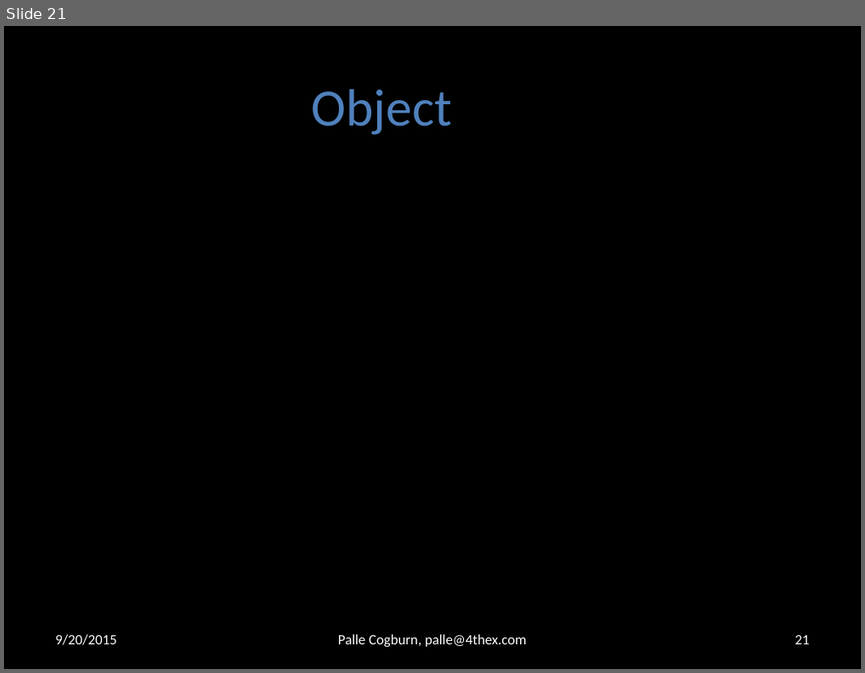
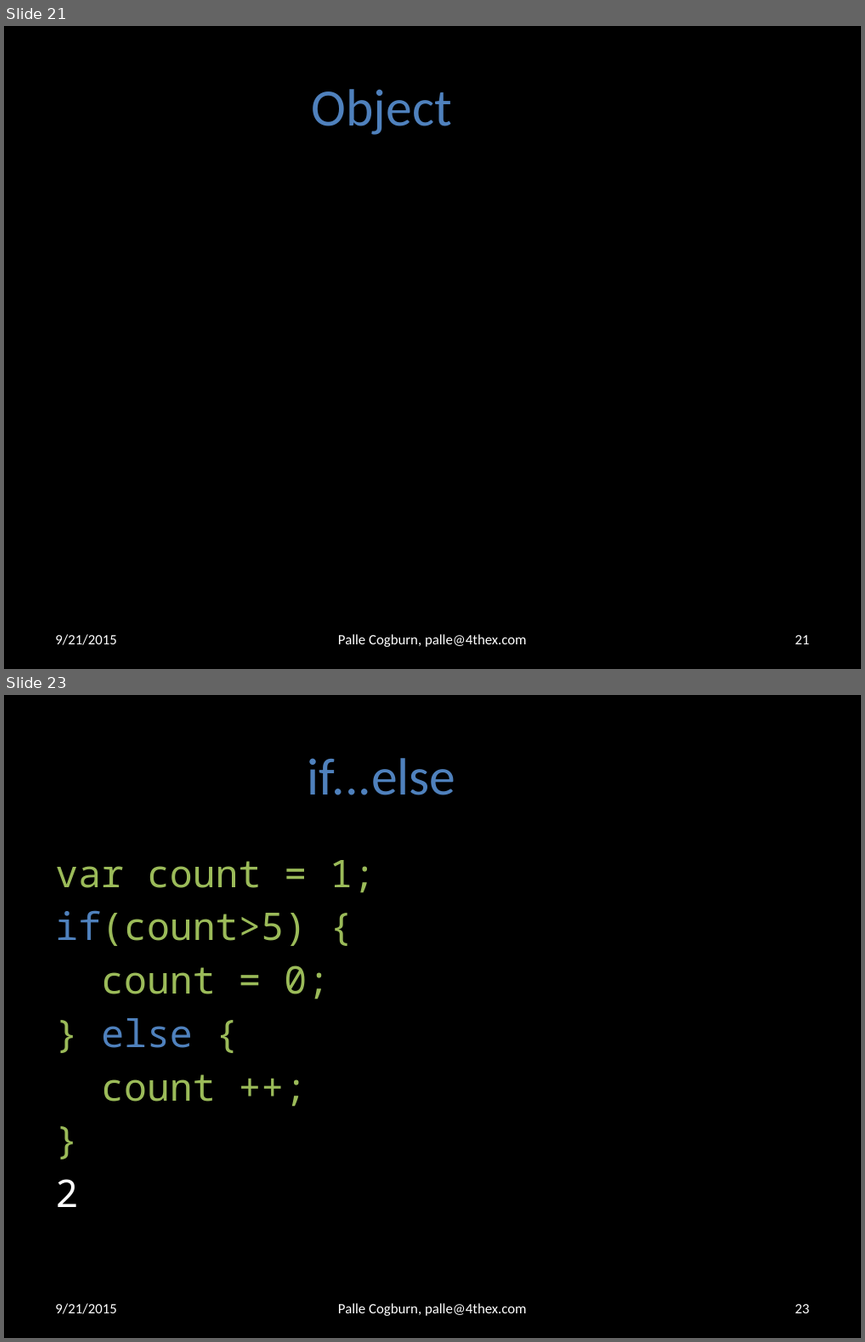
Before and after one commit to 4thex/JSRobot, a slide deck: doc/Computer Programming 1.pptx. Shown one above the other, each under a label of ours: slide 21 before the commit, slides 21 and 23 after it; the slides between them are not shown. The pictures are 865x673 and 865x1342 pixels, drawn with LibreOffice and Linux fonts; fonts in the diff are those of the drawing; background and template pictures are left out. Boxes give left, top, right and bottom in pixels: in the first picture for what was removed or moved away, otherwise in the second. Text is boxed around its words. In the diff, an @@ line names an element or a change of style, - is before the commit and + after.

```diff
--- a/doc/Computer Programming 1.pptx
+++ b/doc/Computer Programming 1.pptx
@@ slide 23 added at (4, 695, 861, 1338), background #000000 @@
@@ title added at (307, 758, 456, 795), 44 pt, text #4F81BD @@
+if...else
@@ text added at (55, 860, 375, 1207), 32 pt, text #9BBB59 @@
+var count = 1;
+if(count>5) {
+count = 0;
+} else {
+count ++;
+}
+2
@@ text added at (55, 1303, 116, 1314), 12 pt, text #FFFFFF @@
+9/21/2015
@@ text added at (338, 1303, 527, 1315), 12 pt, text #FFFFFF @@
+Palle Cogburn, palle@4thex.com
@@ page number added at (794, 1304, 809, 1313), 12 pt, text #FFFFFF @@
+23
@@ slide 21 changed as well @@
@@ text at (55, 634, 116, 645): text changed @@
-9/20/2015
+9/21/2015
```
Also in this commit, not shown: 29 other slides changed, 8 other slides added, 1 other file.
